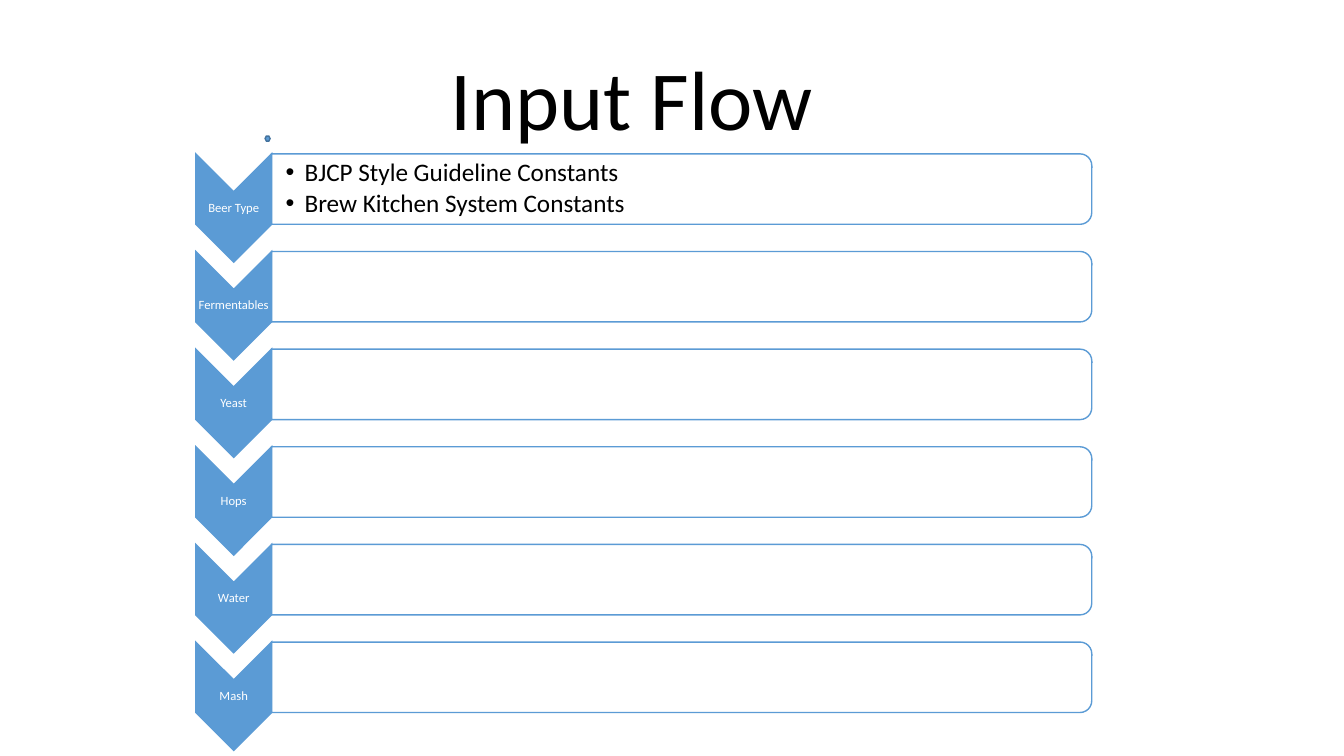
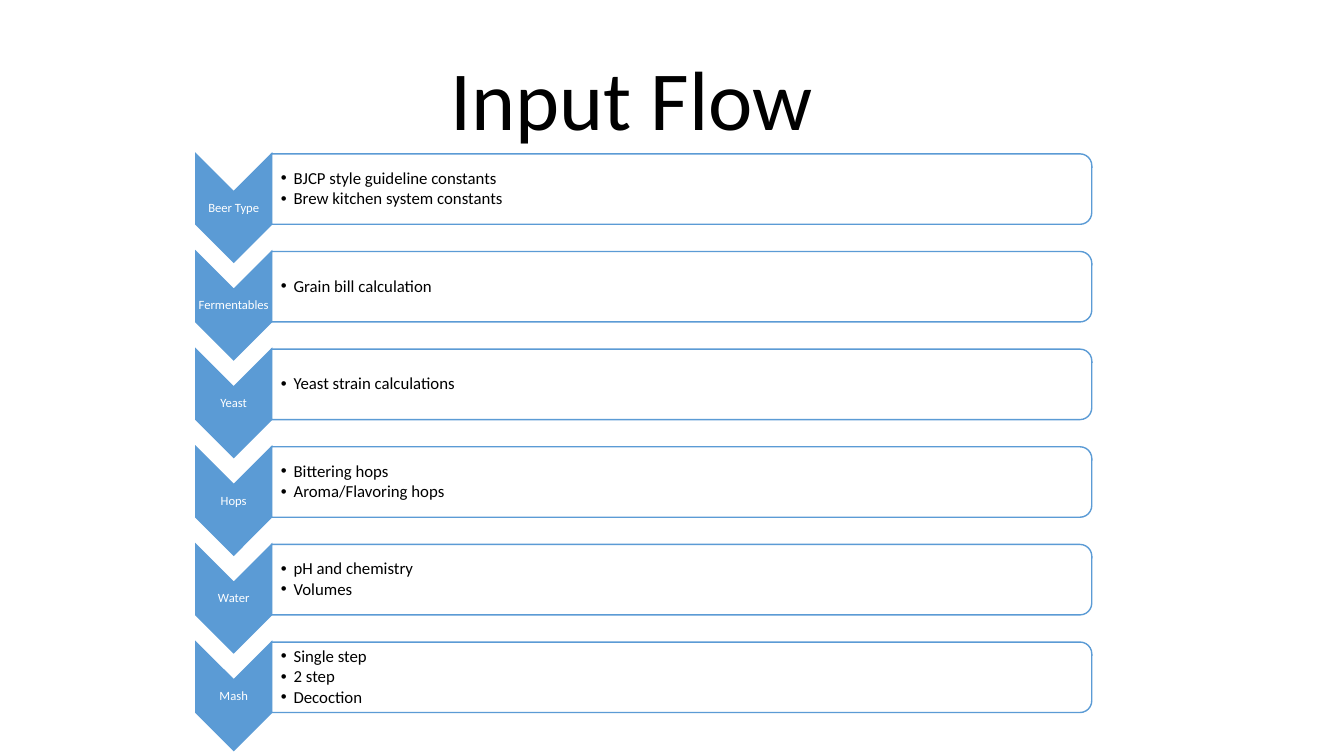
Before and after one commit to BenjaminBearce/BK_Brew, a slide deck: slide 2 of Brew_Flow.pptx (slide 1 before the commit). Drawn at 1344x756 pixels with LibreOffice and Linux fonts; fonts in the diff are those of the drawing. Boxes give left, top, right and bottom in pixels: in the first picture for what was removed or moved away, otherwise in the second. Text is boxed around its words. In the diff, an @@ line names an element or a change of style, - is before the commit and + after.

```diff
--- a/Brew_Flow.pptx
+++ b/Brew_Flow.pptx
@@ hexagon removed at (265,136,270,141) @@
@@ text at (294,172,502,207): text changed; size 18 to 12 pt @@
-  •• BJCP Style Guideline Constants
-  •• Brew Kitchen System Constants
+  •• BJCP style guideline constants
+  •• Brew kitchen system constants
@@ group added at (294,280,455,703): 5 texts @@
+  •• Grain bill calculation
+  •• Yeast strain calculations
+  •• Bittering hops
+  •• Aroma/Flavoring hops
+  •• pH and chemistry
+  •• Volumes
+  •• Single step
+  •• 2 step
+  •• Decoction
```
Also in this commit, not shown: 1 other slide changed.
